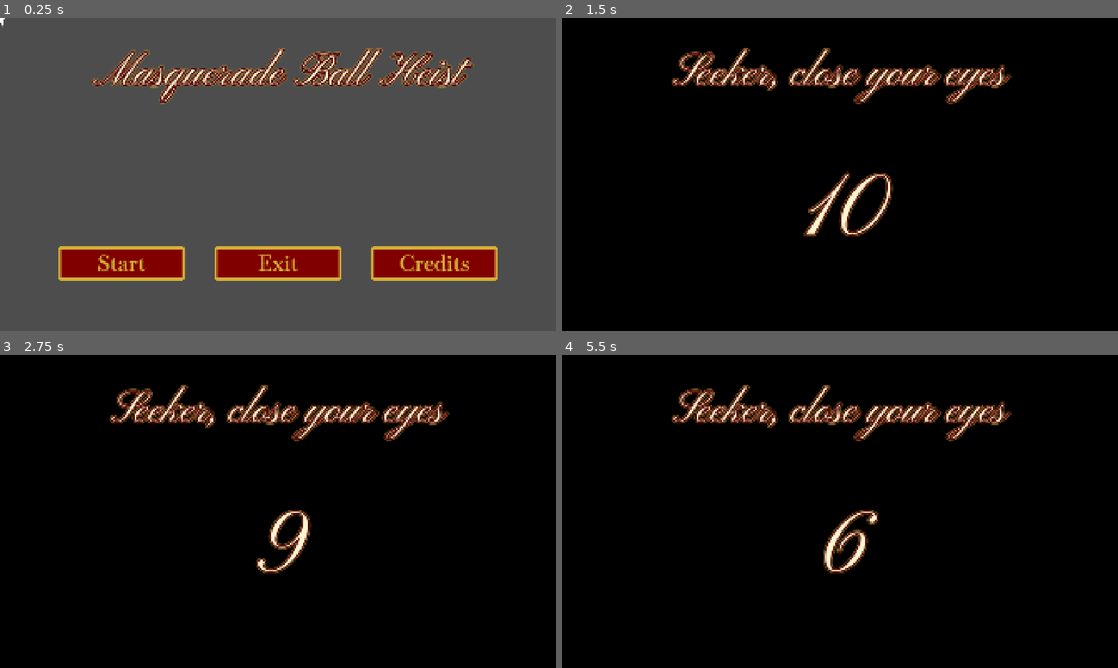
Above: before the commit, frames 1-4 (two rows, left to right).
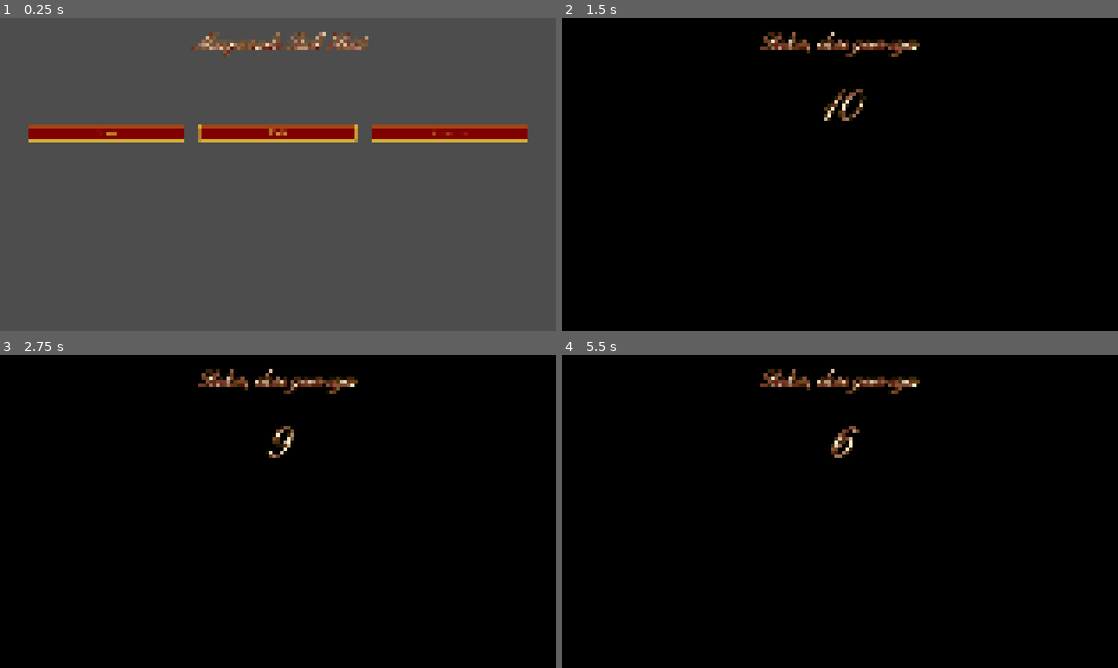
Above: after the commit, the same moments.

Repository: kscd/masquerade-ball-heist
Game: Godot game, scene res://scenes/main_menu/main.tscn
Two runs of this game, one before a commit and one after it. Both use one fixed random seed, a clock stepped at 60 frames per second and the inputs below.
Inputs (mouse positions are in pixels of both pictures, inside the frame that each line leads up to):
- Up to frame 1 (0.25 s): no input
- Up to frame 2 (1.5 s): click "Start" at 0.5 s; click "Begin heist!" at 1.25 s
- Up to frame 3 (2.75 s): tap Enter at 2 s; move the mouse to (400, 495) at 2.02 s; hold D (right) from 2.03 s (still down); click (400, 495) at 2.17 s
- Up to frame 4 (5.5 s): tap Space at 2.75, 5 s; move the mouse to (728, 527) at 2.77 s; release D (right) at 2.78 s; hold S (down) 2.78-3.53 s; move the mouse to (895, 442) at 3.52 s; hold D (right) 3.53-4.28 s; tap Enter at 4.25 s; move the mouse to (812, 574) at 4.27 s; hold W (up) 4.28-5.03 s; click (812, 574) at 4.42 s; move the mouse to (1006, 558) at 5.02 s; hold A (left) from 5.03 s (still down)

The runs differ from the first frame. In frame 1, 18% of the frame differs, in the area x 0-95%, y 0-84%; in frame 2, 6.1%; in frame 3, 5.5%; in frame 4, 5.7%.

Commit message:
feat: add random character generation, rescale display

Diff:
--- a/project.godot
+++ b/project.godot
@@ -22,8 +22,8 @@
 
 [display]
 
-window/size/viewport_width=1920
-window/size/viewport_height=1080
+window/size/viewport_width=4096
+window/size/viewport_height=2304
 window/stretch/mode="canvas_items"
 
 [global_group]
--- /dev/null
+++ b/scenes/character.tscn
@@ -0,0 +1,47 @@
+[gd_scene format=3 uid="uid://bdrfq6cj47gsp"]
+
+[ext_resource type="Script" uid="uid://dg0emo8e5itus" path="res://scripts/character.gd" id="1_agfs1"]
+[ext_resource type="Texture2D" uid="uid://ugwtrw0tqrs5" path="res://sprites/character/head/head-01.png" id="2_bj47h"]
+[ext_resource type="Texture2D" uid="uid://fbym44ylm002" path="res://sprites/character/head/head-02.png" id="3_4lh0q"]
+[ext_resource type="Texture2D" uid="uid://b5qqprkj28b28" path="res://sprites/character/head/head-03.png" id="4_7qyni"]
+[ext_resource type="Texture2D" uid="uid://dgnm7rotuoq38" path="res://sprites/character/head/head-04.png" id="5_sougf"]
+[ext_resource type="Texture2D" uid="uid://d13i0b6alp7f8" path="res://sprites/character/head/head-05.png" id="6_p478o"]
+[ext_resource type="Texture2D" uid="uid://bfdthhtmqwdxo" path="res://sprites/character/head/head-06.png" id="7_2y1m1"]
+[ext_resource type="Texture2D" uid="uid://cvgqew2aq063j" path="res://sprites/character/head/head-07.png" id="8_41u22"]
+[ext_resource type="Texture2D" uid="uid://gad238qxfw66" path="res://sprites/character/head/head-08.png" id="9_8vsun"]
+[ext_resource type="Texture2D" uid="uid://cr31j1yv6m4c4" path="res://sprites/character/head/head-09.png" id="10_8rpqn"]
+[ext_resource type="Texture2D" uid="uid://ctv3ribdcf2er" path="res://sprites/character/head/head-10.png" id="11_i0gp7"]
+[ext_resource type="Texture2D" uid="uid://clcddi3eqna3f" path="res://sprites/character/body/torso-01.png" id="12_imt6f"]
+[ext_resource type="Texture2D" uid="uid://b7vdwft8bqmjt" path="res://sprites/character/body/torso-02.png" id="13_ofy33"]
+[ext_resource type="Texture2D" uid="uid://cp4td4t06np5l" path="res://sprites/character/body/torso-03.png" id="14_3et6r"]
+[ext_resource type="Texture2D" uid="uid://jde18xvsc6jb" path="res://sprites/character/body/torso-04.png" id="15_so3kc"]
+[ext_resource type="Texture2D" uid="uid://ft2cdgdum8v3" path="res://sprites/character/legs/legs-01.png" id="16_ohau6"]
+[ext_resource type="Texture2D" uid="uid://2scecyamvq0g" path="res://sprites/character/legs/legs-02.png" id="17_tc861"]
+[ext_resource type="Texture2D" uid="uid://dllefdyteq0sl" path="res://sprites/character/legs/legs-03.png" id="18_bgres"]
+[ext_resource type="Texture2D" uid="uid://nv4rh55uhweo" path="res://sprites/character/legs/legs-04.png" id="19_f4rt1"]
+[ext_resource type="Texture2D" uid="uid://bbxaqs7740xtk" path="res://sprites/character/legs/legs-05.png" id="20_134u4"]
+[ext_resource type="Texture2D" uid="uid://ctg3jsqsm8fuj" path="res://sprites/character/legs/legs-06.png" id="21_1yaq5"]
+[ext_resource type="Texture2D" uid="uid://bmmty4dsfwyt7" path="res://sprites/character/legs/legs-07.png" id="22_jhupd"]
+
+[node name="Character" type="Node2D" unique_id=474885732]
+script = ExtResource("1_agfs1")
+head_options = Array[Texture2D]([ExtResource("2_bj47h"), ExtResource("3_4lh0q"), ExtResource("4_7qyni"), ExtResource("5_sougf"), ExtResource("6_p478o"), ExtResource("7_2y1m1"), ExtResource("8_41u22"), ExtResource("9_8vsun"), ExtResource("10_8rpqn"), ExtResource("11_i0gp7")])
+body_options = Array[Texture2D]([ExtResource("12_imt6f"), ExtResource("13_ofy33"), ExtResource("14_3et6r"), ExtResource("15_so3kc")])
+legs_options = Array[Texture2D]([ExtResource("16_ohau6"), ExtResource("17_tc861"), ExtResource("18_bgres"), ExtResource("19_f4rt1"), ExtResource("20_134u4"), ExtResource("21_1yaq5"), ExtResource("22_jhupd")])
+
+[node name="Head" type="Sprite2D" parent="." unique_id=2019774530]
+position = Vector2(-10, -94)
+texture = ExtResource("7_2y1m1")
+offset = Vector2(10, 57)
+
+[node name="Body" type="Sprite2D" parent="." unique_id=1648783660]
+z_index = -1
+position = Vector2(-10, -94)
+texture = ExtResource("14_3et6r")
+offset = Vector2(10, 57)
+
+[node name="Legs" type="Sprite2D" parent="." unique_id=2128625726]
+z_index = -2
+position = Vector2(-10, -94)
+texture = ExtResource("21_1yaq5")
+offset = Vector2(10, 57)
--- a/scenes/crowd_agent.tscn
+++ b/scenes/crowd_agent.tscn
@@ -1,8 +1,8 @@
 [gd_scene format=3 uid="uid://cni6u1uipxgpi"]
 
-[ext_resource type="Script" path="res://scripts/crowd_agent.gd" id="1_ptrki"]
-[ext_resource type="Texture2D" uid="uid://ct4fd1jjxl74w" path="res://sprites/character-reference.png" id="2_qt0yl"]
+[ext_resource type="Script" uid="uid://dlkqcur77p5qi" path="res://scripts/crowd_agent.gd" id="1_ptrki"]
 [ext_resource type="Script" uid="uid://de72u0s3082bh" path="res://scripts/movement.gd" id="2_xis0x"]
+[ext_resource type="PackedScene" uid="uid://bdrfq6cj47gsp" path="res://scenes/character.tscn" id="3_xis0x"]
 
 [sub_resource type="CapsuleShape2D" id="CapsuleShape2D_xis0x"]
 radius = 14.0
@@ -19,6 +19,4 @@
 unique_name_in_owner = true
 shape = SubResource("CapsuleShape2D_xis0x")
 
-[node name="Sprite2D" type="Sprite2D" parent="." unique_id=415238267]
-scale = Vector2(0.71875, 0.71875)
-texture = ExtResource("2_qt0yl")
+[node name="Character" parent="." unique_id=474885732 instance=ExtResource("3_xis0x")]
--- a/scenes/player.tscn
+++ b/scenes/player.tscn
@@ -1,7 +1,7 @@
 [gd_scene format=3 uid="uid://c30c6v3tnaph1"]
 
 [ext_resource type="Script" uid="uid://de72u0s3082bh" path="res://scripts/movement.gd" id="1_g2els"]
-[ext_resource type="Texture2D" uid="uid://ct4fd1jjxl74w" path="res://sprites/character-reference.png" id="1_qhqgy"]
+[ext_resource type="PackedScene" uid="uid://bdrfq6cj47gsp" path="res://scenes/character.tscn" id="3_dqkch"]
 [ext_resource type="Script" uid="uid://p3wkkm523vyh" path="res://scripts/thief_controller.gd" id="3_qhqgy"]
 
 [sub_resource type="CapsuleShape2D" id="CapsuleShape2D_qhqgy"]
@@ -14,13 +14,11 @@
 shape = SubResource("CapsuleShape2D_qhqgy")
 debug_color = Color(0, 0.6, 0.69803923, 1)
 
-[node name="Sprite2D" type="Sprite2D" parent="." unique_id=2091825122]
-scale = Vector2(0.71875, 0.71875)
-texture = ExtResource("1_qhqgy")
-
 [node name="InputHandler" type="Node" parent="." unique_id=1696016644]
 script = ExtResource("3_qhqgy")
 
 [node name="Movement" type="Node" parent="." unique_id=1606337752]
 unique_name_in_owner = true
 script = ExtResource("1_g2els")
+
+[node name="Character" parent="." unique_id=474885732 instance=ExtResource("3_dqkch")]
--- a/scenes/sam.tscn
+++ b/scenes/sam.tscn
@@ -25,22 +25,26 @@
 [node name="HUD" parent="." unique_id=925397185 instance=ExtResource("5_3x846")]
 
 [node name="Sprite2D" type="Sprite2D" parent="." unique_id=1683676282]
-position = Vector2(959.5, 542.5)
-scale = Vector2(0.46850586, 0.47092015)
+position = Vector2(879, -837)
 texture = ExtResource("6_cdoi4")
+offset = Vector2(1169, 1989)
 
 [node name="Spawner" parent="." unique_id=1610160643 node_paths=PackedStringArray("spawn_poly") instance=ExtResource("7_sm15i")]
-spawn_count = 55
+spawn_count = 200
 spawn_poly = NodePath("../Polygon2D")
 
 [node name="CrowdManager" parent="." unique_id=61583125 instance=ExtResource("8_j82p7")]
 
 [node name="Polygon2D" type="Polygon2D" parent="." unique_id=1558515404]
+position = Vector2(2473.0002, -1204)
+scale = Vector2(2.12, 2.12)
 color = Color(1, 0, 1, 0.09411765)
+offset = Vector2(-1166.5098, 567.9246)
 invert_border = 0.1
 polygon = PackedVector2Array(51, 77, 32, 1054, 760, 1046, 758, 518, 1216, 516, 1205, 1023, 1883, 1025, 1885, 44)
 
 [node name="StaticBody2D" type="StaticBody2D" parent="." unique_id=92579591]
+scale = Vector2(2.13, 2.13)
 
 [node name="CollisionPolygon2D" type="CollisionPolygon2D" parent="StaticBody2D" unique_id=1882635119]
 visible = false
--- /dev/null
+++ b/scripts/character.gd
@@ -0,0 +1,20 @@
+extends Node2D
+
+@onready var head = $Head
+@onready var body = $Body
+@onready var legs = $Legs
+
+@export var head_options: Array[Texture2D]
+@export var body_options: Array[Texture2D]
+@export var legs_options: Array[Texture2D]
+
+func _ready():
+	randomize_character()
+
+func randomize_character():
+	if head_options.size() > 0:
+		head.texture = head_options.pick_random()
+	if body_options.size() > 0:
+		body.texture = body_options.pick_random()
+	if legs_options.size() > 0:
+		legs.texture = legs_options.pick_random()
--- a/scripts/crowd_agent.gd
+++ b/scripts/crowd_agent.gd
@@ -13,8 +13,8 @@
 @export var repick_interval: float = 3.0     # seconds, staggered
 @export var reach_dist: float = 16.0         # px
 
-@export var neighbor_radius: float = 28.0    # px (personal space)
-@export var neighbor_weight: float = 1.2
+@export var neighbor_radius: float = 100    # px (personal space)
+@export var neighbor_weight: float = 5
 @export var forward_avoid_dist: float = 48.0 # px
 @export var avoid_weight: float = 2.0
 
@@ -226,7 +226,7 @@
 		var in_front := _heading.dot((np - p).normalized()) # 1 = ahead
 		var front_factor := clampf((in_front + 0.2) / 1.2, 0.0, 1.0)
 
-		var strength := (neighbor_radius - d) / neighbor_radius
+		var strength := (neighbor_radius - d) / d
 		push += away * strength * front_factor
 
 	if push.length_squared() > 0.0001:
--- a/scripts/movement.gd
+++ b/scripts/movement.gd
@@ -5,7 +5,7 @@
 @export var friction = 1200.0
 
 @onready var body: CharacterBody2D = get_parent()
-@onready var sprite: Sprite2D = get_parent().get_node("Sprite2D")
+@onready var sprite: Node2D = get_parent().get_node("Character")
 
 var input_direction = Vector2.ZERO
 var push_direction = Vector2.ZERO
Not shown, added: scripts/character.gd.uid
Binary file added: sprites/character/body/torso-01.png
Not shown, added: sprites/character/body/torso-01.png.import
Binary file added: sprites/character/body/torso-02.png
Not shown, added: sprites/character/body/torso-02.png.import
Binary file added: sprites/character/body/torso-03.png
Not shown, added: sprites/character/body/torso-03.png.import
Binary file added: sprites/character/body/torso-04.png
Not shown, added: sprites/character/body/torso-04.png.import
Binary file added: sprites/character/head/head-01.png
Not shown, added: sprites/character/head/head-01.png.import
Binary file added: sprites/character/head/head-02.png
(and 31 more such lines)
